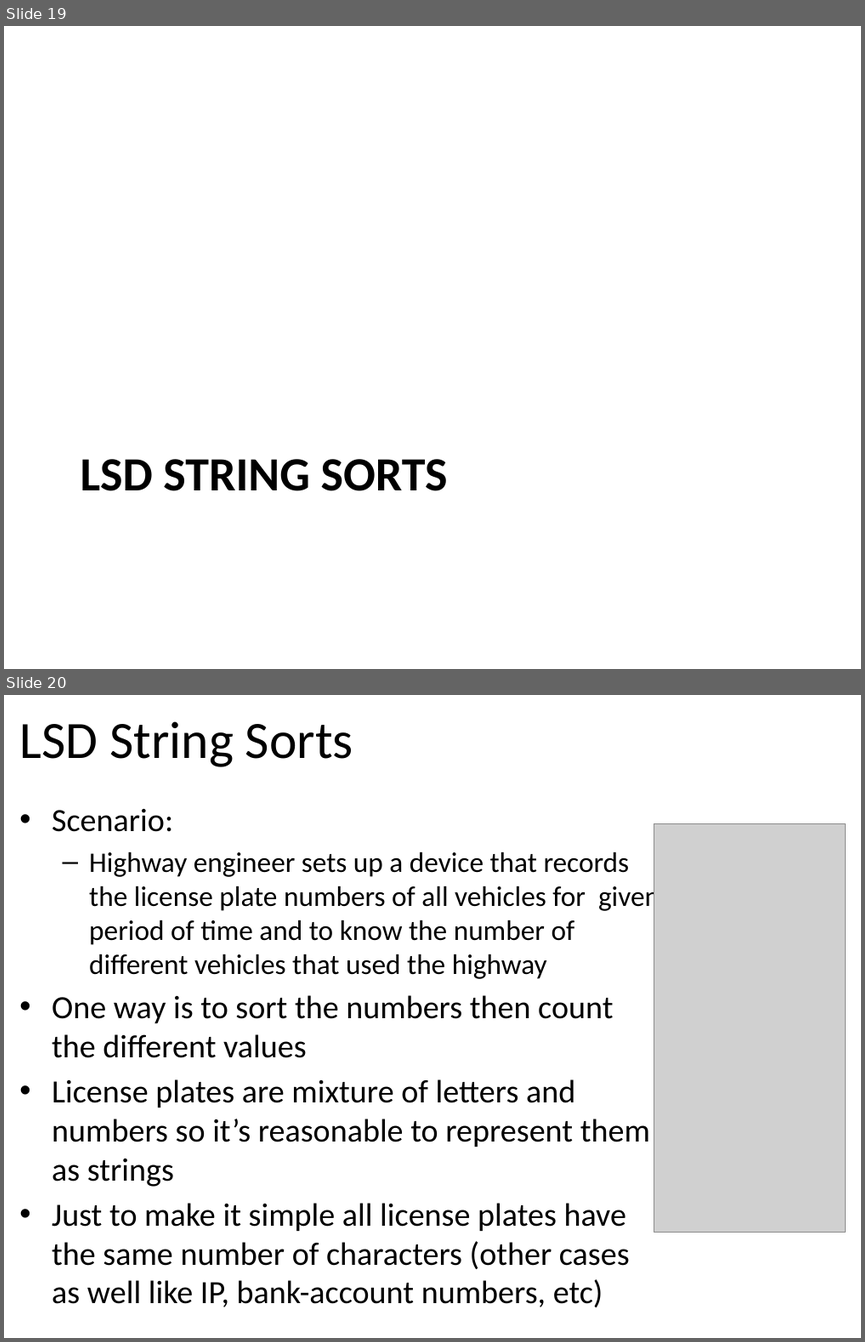
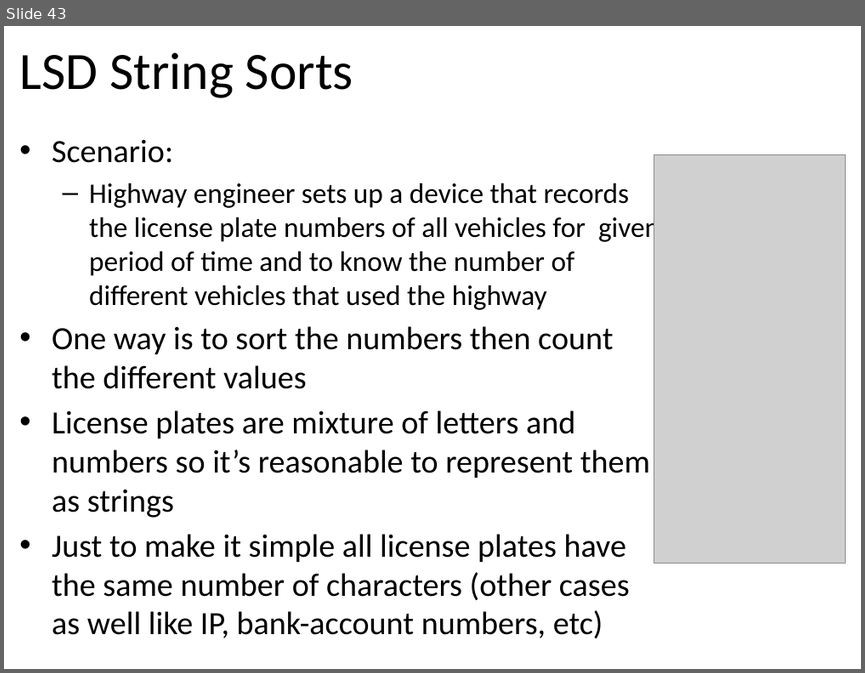
Before and after one commit to tutrunghieu/dsa-2017-java-tutorial, a slide deck: dsa2017-java-online/handouts/data-day06-string/Lecture 10, 11 (Teach in 2 days) - String.pptx. Shown one above the other, each under a label of ours: slides 19 and 20 before the commit, slide 43 after it. The pictures are 865x1342 and 865x673 pixels, drawn with LibreOffice and Linux fonts; fonts in the diff are those of the drawing; grey boxes stand for pictures. Boxes give left, top, right and bottom in pixels: in the first picture for what was removed or moved away, otherwise in the second. Text is boxed around its words. In the diff, an @@ line names an element or a change of style, - is before the commit and + after.

```diff
--- a/dsa2017-java-online/handouts/data-day06-string/Lecture 10, 11 (Teach in 2 days) - String.pptx
+++ b/dsa2017-java-online/handouts/data-day06-string/Lecture 10, 11 (Teach in 2 days) - String.pptx
@@ slide 19 removed at bbox=[4, 26, 861, 669], background #FFFFFF @@
@@ title removed at bbox=[80, 459, 448, 491] @@
-LSD STRING SORTS
@@ what was slide 20 is now slide 43 @@
```
Also in this commit, not shown: 4 slides changed, 9 slides added, 4 other slides removed, 1 other file.
